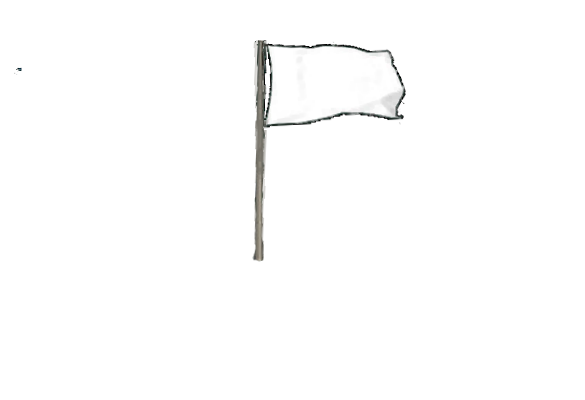
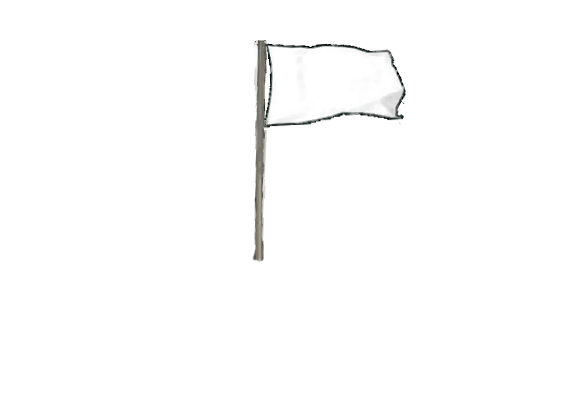
Layers edited between the first and the second w=585, h=400 image:
painted on "Pasted Layer" over [14, 40, 270, 130]
